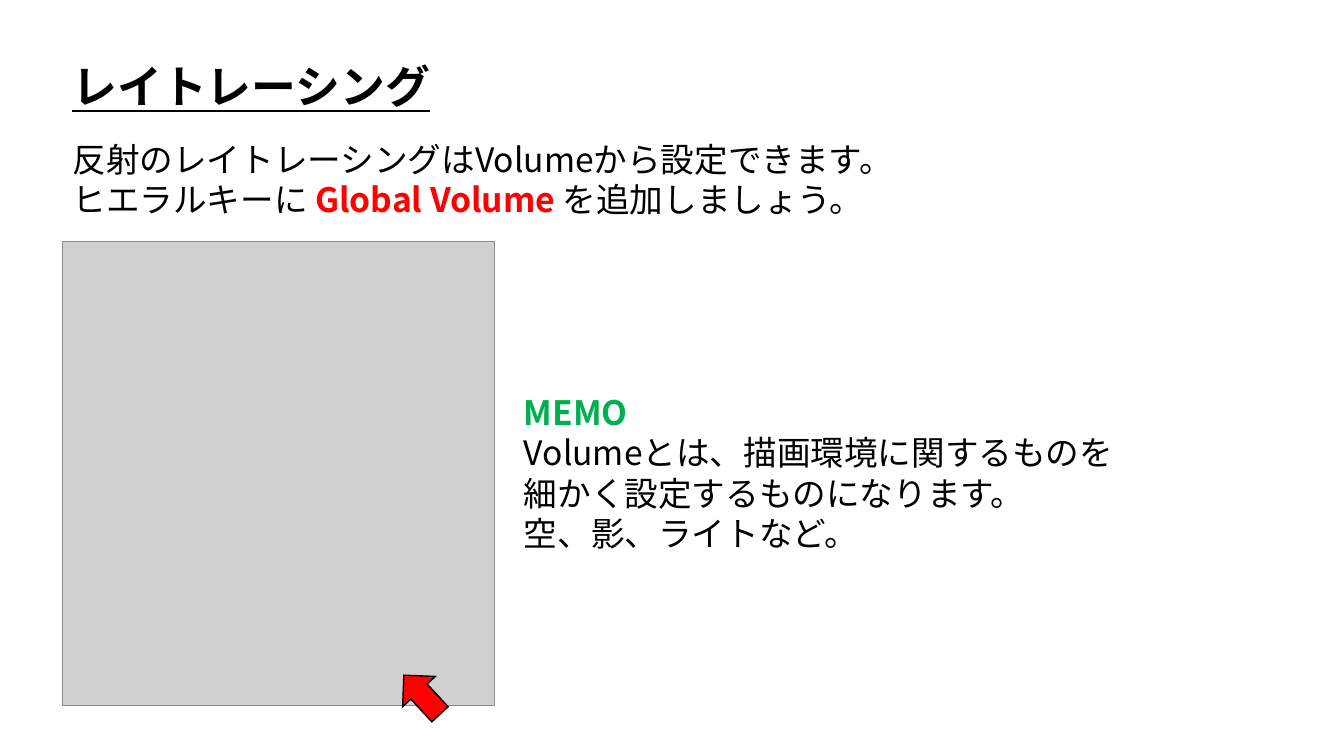
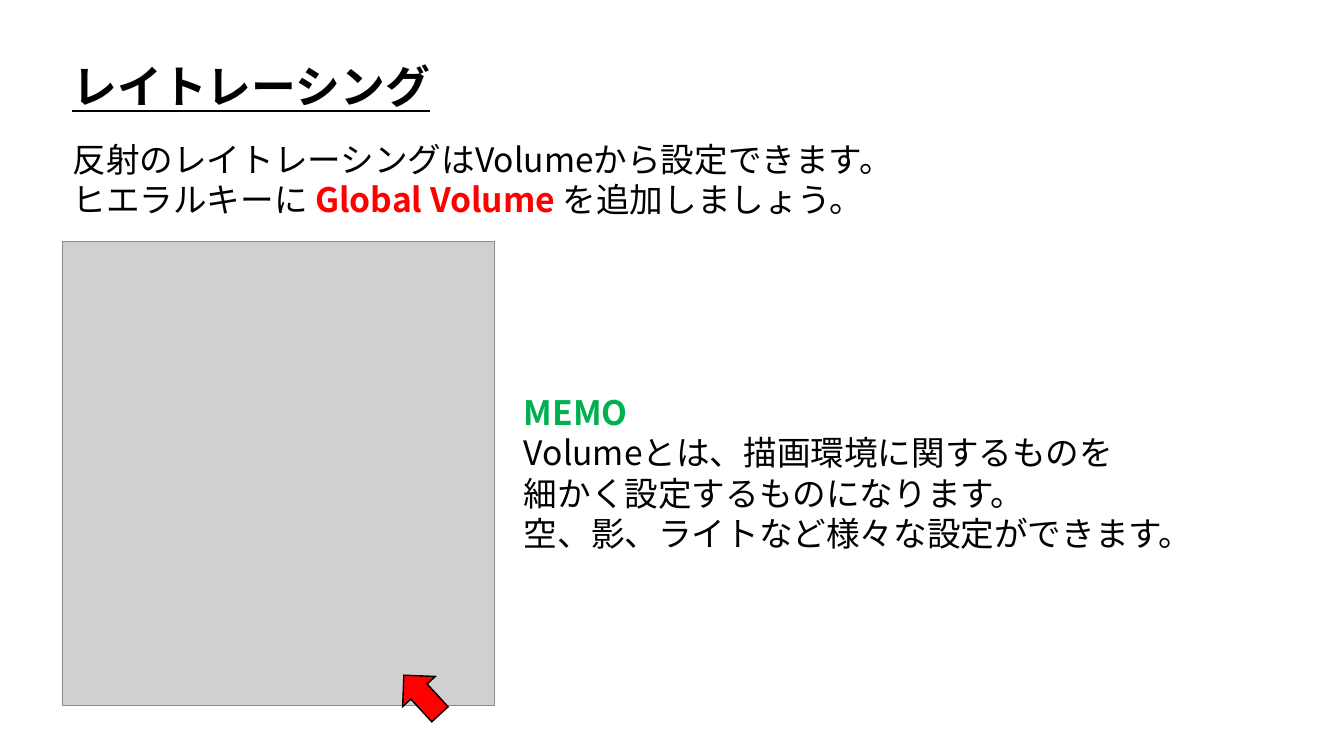
Before and after one commit to ArakiYusuke-Ohara/Textbook, a slide deck: slide 14 of ゲーム科2年/00_前期/ゲームエンジンⅢ/Unity_HDRP/02_レイトレーシング.pptx. Drawn at 1344x756 pixels with LibreOffice and Linux fonts; fonts in the diff are those of the drawing; grey boxes stand for pictures. Boxes give left, top, right and bottom in pixels: in the first picture for what was removed or moved away, otherwise in the second. Text is boxed around its words. In the diff, an @@ line names an element or a change of style, - is before the commit and + after.

```diff
--- a/ゲーム科2年/00_前期/ゲームエンジンⅢ/Unity_HDRP/02_レイトレーシング.pptx
+++ b/ゲーム科2年/00_前期/ゲームエンジンⅢ/Unity_HDRP/02_レイトレーシング.pptx
@@ text at bbox=[524, 517, 1193, 549]: text changed @@
-空、影、ライトなど。
+空、影、ライトなど様々な設定ができます。
```
Also in this commit, not shown: 3 other slides changed, 12 other files.
